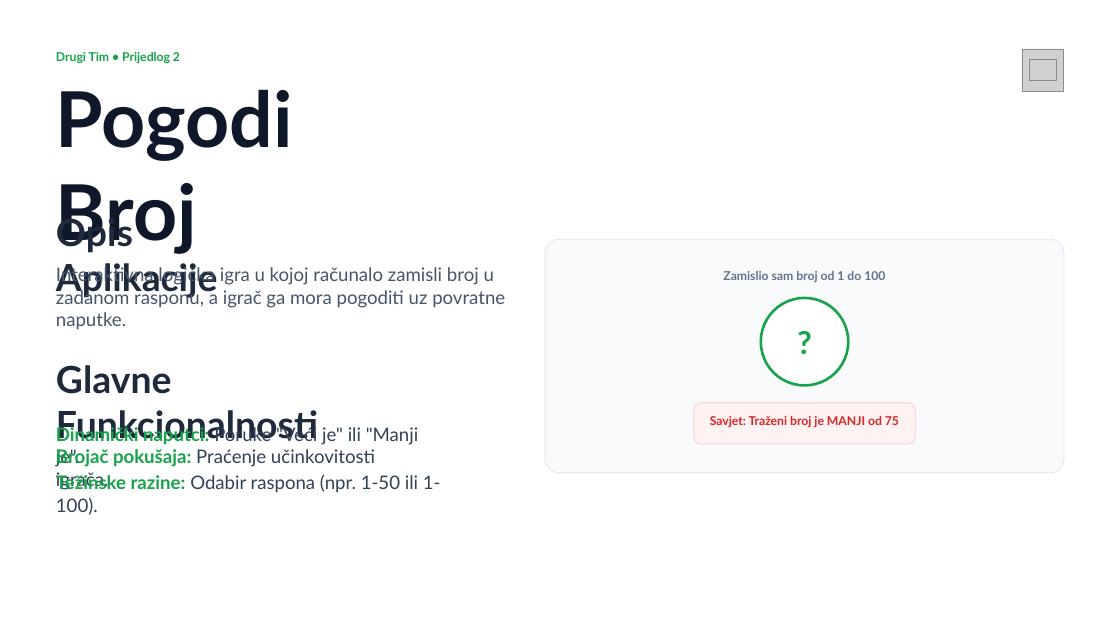
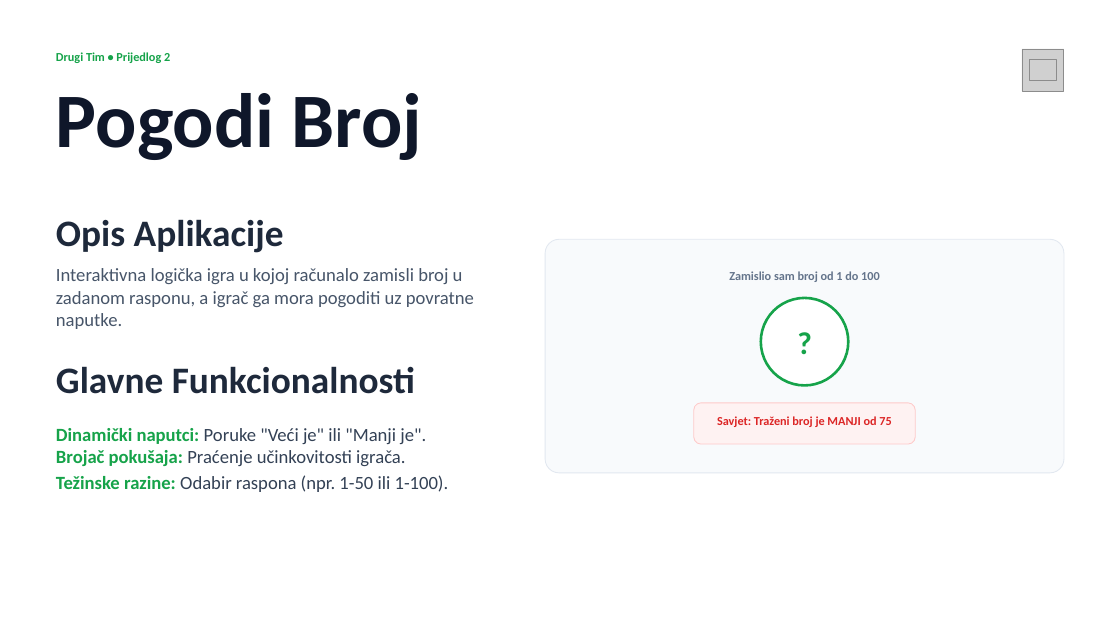
Before and after one commit to Lovro-Klaric239/Mikroprojekt, a slide deck: slide 9 of Prijedlozi Projekata Aplikacija.pptx. Drawn at 1120x630 pixels with LibreOffice and Linux fonts; fonts in the diff are those of the drawing; grey boxes stand for pictures. Boxes give left, top, right and bottom in pixels: in the first picture for what was removed or moved away, otherwise in the second. Text is boxed around its words. In the diff, an @@ line names an element or a change of style, - is before the commit and + after.

```diff
--- a/Prijedlozi Projekata Aplikacija.pptx
+++ b/Prijedlozi Projekata Aplikacija.pptx
@@ font Lato to Calibri in 11 elements at [56, 93, 422, 160], [56, 219, 284, 253], [56, 268, 474, 329], [56, 366, 415, 394], [56, 428, 426, 444], [56, 450, 405, 466], [56, 475, 449, 492], [717, 416, 891, 427], [56, 52, 170, 63], [729, 271, 880, 282], [748, 323, 861, 360] @@
@@ text "?": place and size @@
-text "?" at [748, 298, 861, 386]
+text "?" at [748, 323, 861, 360]
```
Also in this commit, not shown: 9 other slides changed.
